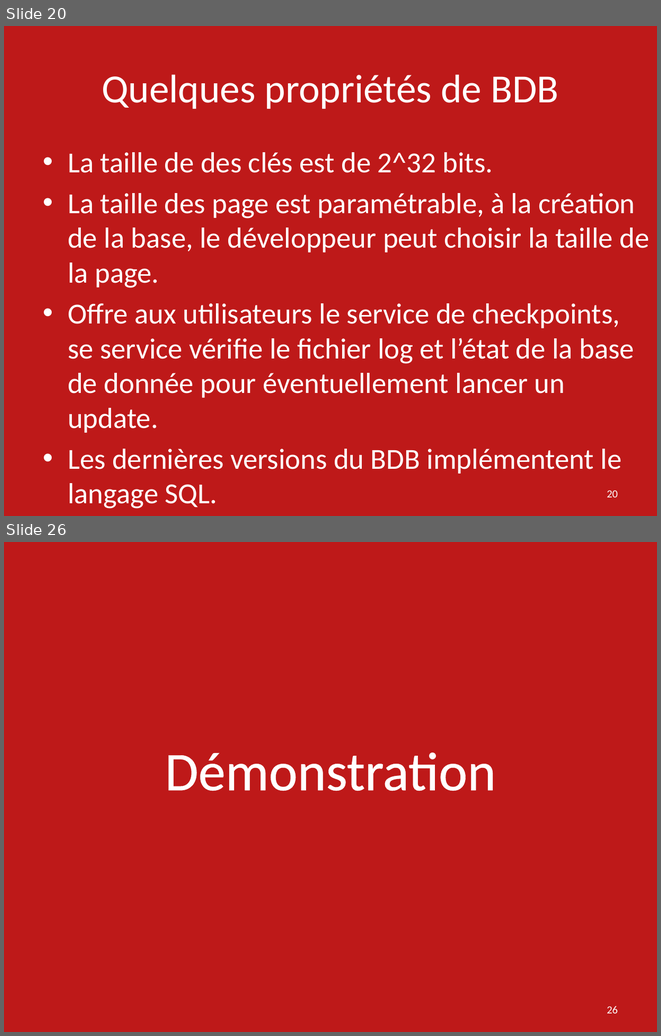
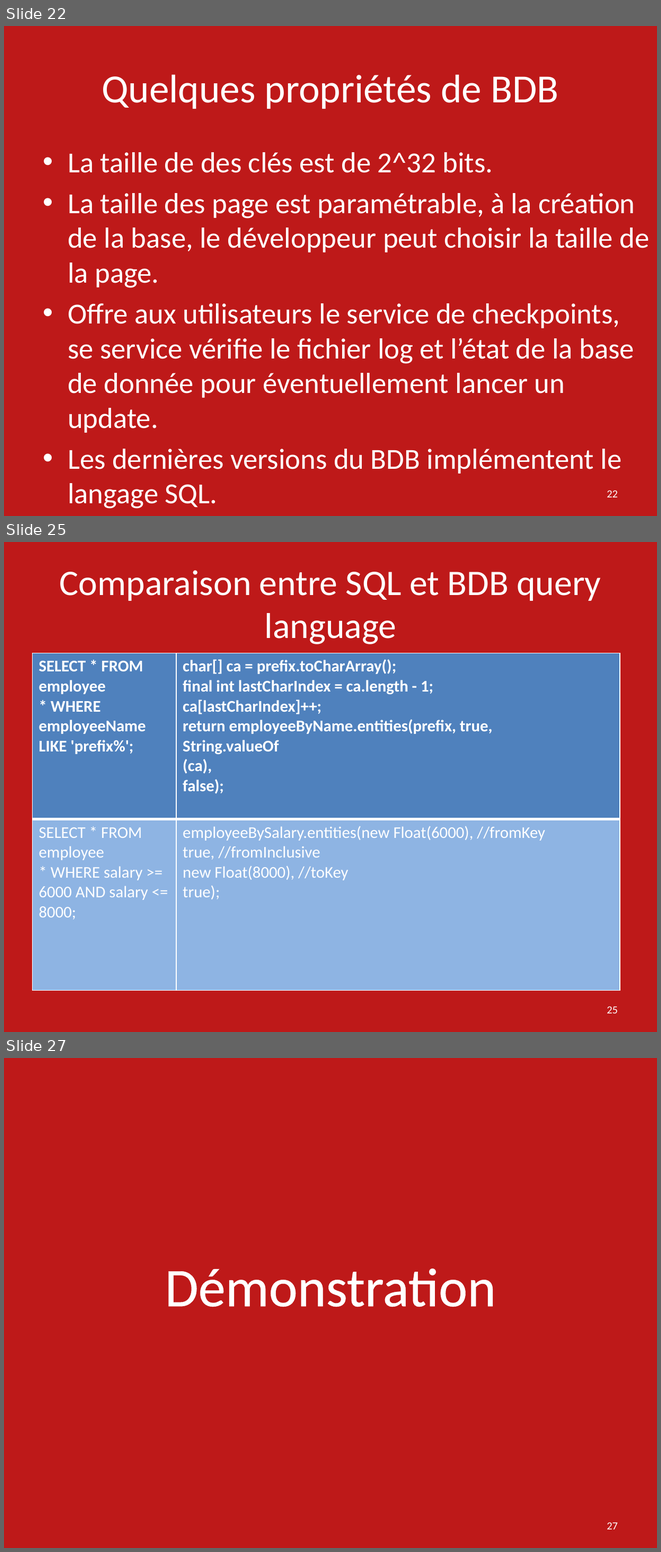
Before and after one commit to ebouhanna/SMB214-2016-Oracle-Berkeley-DB-JE, a slide deck: Presentation Oracle Berkeley DB SMB214.pptx. Shown one above the other, each under a label of ours: slides 20 and 26 before the commit, slides 22, 25 and 27 after it; the slides between them are not shown. The pictures are 661x1036 and 661x1552 pixels, drawn with LibreOffice and Linux fonts; fonts in the diff are those of the drawing. Boxes give left, top, right and bottom in pixels: in the first picture for what was removed or moved away, otherwise in the second. Text is boxed around its words. In the diff, an @@ line names an element or a change of style, - is before the commit and + after.

```diff
--- a/Presentation Oracle Berkeley DB SMB214.pptx
+++ b/Presentation Oracle Berkeley DB SMB214.pptx
@@ slide 25 added at [4, 542, 657, 1032], background #B80000 at 90% opacity @@
@@ title added at [60, 570, 601, 644], 39.6 pt, text #FFFFFF @@
+Comparaison entre SQL et BDB query language
@@ table added at [32, 653, 620, 987], 2 rows, 2 columns @@
+SELECT * FROM employee / * WHERE employeeName LIKE 'prefix%'; | char[] ca = prefix.toCharArray(); / final int lastCharIndex = ca.length - 1; / ca[lastCharIndex]++; / return employeeByName.entities(prefix, true, / String.valueOf / (ca), / false);
+SELECT * FROM employee / * WHERE salary >= 6000 AND salary <= 8000; | employeeBySalary.entities(new Float(6000), //fromKey / true, //fromInclusive / new Float(8000), //toKey / true);
@@ page number added at [607, 1006, 618, 1013], 12 pt, text #FFFFFF @@
+25
@@ what was slide 20 is now slide 22 @@
@@ page number at [607, 490, 618, 497]: text changed @@
-20
+22
@@ what was slide 26 is now slide 27 @@
@@ page number at [607, 1522, 618, 1529]: text changed @@
-26
+27
```
Also in this commit, not shown: 1 slide changed, 4 other slides added, 4 slides removed.
